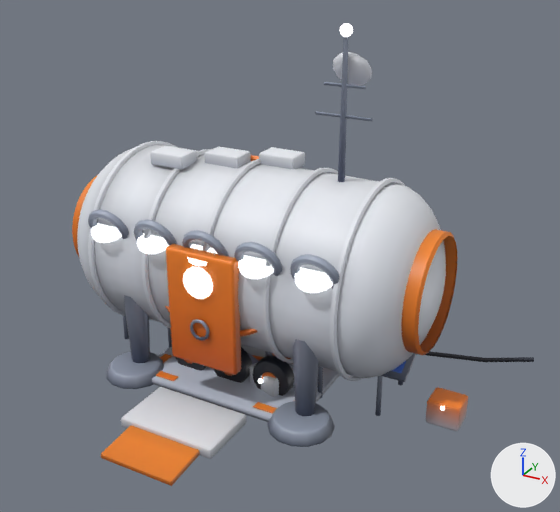
The glTF model ui/3d/minigolf/props-moon.glb as it was, and as the next commit left it.
The view is the same before and after, from a 50 mm lens placed at (4.78, -8.01, 5.67), pointed at (0.66, -0.51, 1.92). The lights are fixed; the arrows at lower right show +X, +Y and +Z. The older version comes first. Vertices at exactly the same position are counted once.

In view in the first picture: 'prop-moon-dish', 'prop-moon-habitat', 'prop-moon-pad', 'prop-moon-rover', 'prop-moon-solar' and 2 more.
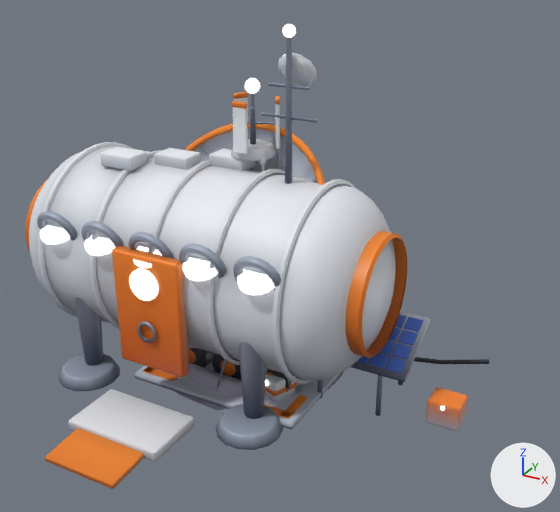
What differs and where, as boxes (x1, y1, x2, y2) in the pictures (560 x 512 px):
'prop-moon-habitat', moved
    before: (72, 23, 534, 486)
    after: (25, 24, 489, 489)
'prop-moon-dishhead', added
    after: (185, 124, 325, 185)
    faces in mat_kit_satin: (185, 124, 325, 185)
'prop-moon-tower', added
    after: (206, 78, 280, 380)
    faces in mat_kit_satin: (206, 92, 280, 380)
    faces in mat_kit_metal: (232, 94, 273, 170)
    faces in mat_kit_emissive_1_6_f0_6: (245, 78, 260, 94)
'prop-moon-crater', added
    after: (175, 364, 344, 412)
'prop-moon-dishbase', added
    after: (265, 374, 303, 401)
    faces in mat_kit_satin: (265, 374, 303, 401)
'prop-moon-dish', deleted (mostly hidden)
    before: (165, 155, 293, 397)
    faces in mat_kit_satin: (165, 155, 293, 397)
'prop-moon-antenna', added (mostly hidden)
    after: (217, 359, 226, 388)

The change, as a diff of the scene's bpy script:
```diff
--- a/ui/3d/minigolf/props-moon.glb.py
+++ b/ui/3d/minigolf/props-moon.glb.py
@@ mat_kit_emissive_1_6_f0_6 @@
+mat_kit_emissive_1_6_f0_6 = bpy.data.materials.new('kit-emissive-1.6-f0.6')
+# nodes: BsdfPrincipled, Mix, OutputMaterial, VertexColor
+# colours: dark grey #616161, mixed with the vertex colours
@@ me_prop_moon_habitat_mesh @@
 # used by ob_prop_moon_habitat; location = (0.0, 0.0, 0.0)
-me_prop_moon_habitat_mesh.from_pydata(...)  # 5892 vertices, 11096 faces; spans x -2.49..3.41, y -2.68..1.73, z -0.03..4.59
+me_prop_moon_habitat_mesh.from_pydata(...)  # 5892 vertices, 11096 faces; spans x -3.01..2.89, y -3.02..1.38, z -0.03..4.59
+# me_prop_moon_habitat_mesh part 1: the whole mesh is moved by (-0.52, -0.35, 0.0)
 me_prop_moon_habitat_mesh.materials.append(mat_kit_satin)
@@ me_prop_moon_tower_mesh @@
+me_prop_moon_tower_mesh.from_pydata(...)  # 2692 vertices, 5096 faces; spans x -0.9..0.89, y -0.89..0.89, z 0.0..3.89
+# faces by material slot: [3872, 800, 424]
+me_prop_moon_tower_mesh.materials.append(mat_kit_satin)
+me_prop_moon_tower_mesh.materials.append(mat_kit_metal)
+me_prop_moon_tower_mesh.materials.append(mat_kit_emissive_1_6_f0_6)
@@ me_prop_moon_dishhead_mesh @@
+me_prop_moon_dishhead_mesh.from_pydata(...)  # 2008 vertices, 3880 faces; spans x -1.2..1.2, y -1.24..0.34, z 1.4..3.31
+# faces by material slot: [3704, 112, 64]
+me_prop_moon_dishhead_mesh.materials.append(mat_kit_satin)
+me_prop_moon_dishhead_mesh.materials.append(mat_kit_metal)
+me_prop_moon_dishhead_mesh.materials.append(mat_kit_emissive_2_5)
@@ me_prop_moon_dishbase_mesh @@
+me_prop_moon_dishbase_mesh.from_pydata(...)  # 994 vertices, 1856 faces; spans x -1.01..1.01, y -0.89..1.14, z 0.0..1.4
+# faces by material slot: [1508, 272, 76]
+me_prop_moon_dishbase_mesh.materials.append(mat_kit_satin)
+me_prop_moon_dishbase_mesh.materials.append(mat_kit_metal)
+me_prop_moon_dishbase_mesh.materials.append(mat_kit_emissive_2_5)
@@ me_prop_moon_crater_mesh @@
+me_prop_moon_crater_mesh.from_pydata(...)  # 1177 vertices, 2264 faces; spans x -1.23..1.21, y -1.26..1.23, z 0.0..0.27
+me_prop_moon_crater_mesh.materials.append(mat_kit_matte)
@@ me_prop_moon_antenna_mesh @@
+me_prop_moon_antenna_mesh.from_pydata(...)  # 867 vertices, 1622 faces; spans x -0.93..0.93, y -1.06..0.56, z 0.0..2.34
+# faces by material slot: [1252, 270, 100]
+me_prop_moon_antenna_mesh.materials.append(mat_kit_satin)
+me_prop_moon_antenna_mesh.materials.append(mat_kit_metal)
+me_prop_moon_antenna_mesh.materials.append(mat_kit_emissive_2_5)
@@ ob_prop_moon_dish @@
-ob_prop_moon_dish = bpy.data.objects.new('prop-moon-dish', me_prop_moon_dish_mesh)
-ob_prop_moon_dish.location = (0.0, 0.0, 0.0)
@@ ob_prop_moon_tower @@
+ob_prop_moon_tower = bpy.data.objects.new('prop-moon-tower', me_prop_moon_tower_mesh)
+ob_prop_moon_tower.location = (0.0, 0.0, 0.0)
@@ ob_prop_moon_dishhead @@
+ob_prop_moon_dishhead = bpy.data.objects.new('prop-moon-dishhead', me_prop_moon_dishhead_mesh)
+ob_prop_moon_dishhead.location = (0.0, 0.0, 0.0)
@@ ob_prop_moon_dishbase @@
+ob_prop_moon_dishbase = bpy.data.objects.new('prop-moon-dishbase', me_prop_moon_dishbase_mesh)
+ob_prop_moon_dishbase.location = (0.0, 0.0, 0.0)
@@ ob_prop_moon_crater @@
+ob_prop_moon_crater = bpy.data.objects.new('prop-moon-crater', me_prop_moon_crater_mesh)
+ob_prop_moon_crater.location = (0.0, 0.0, 0.0)
@@ ob_prop_moon_antenna @@
+ob_prop_moon_antenna = bpy.data.objects.new('prop-moon-antenna', me_prop_moon_antenna_mesh)
+ob_prop_moon_antenna.location = (0.0, 0.0, 0.0)
```
